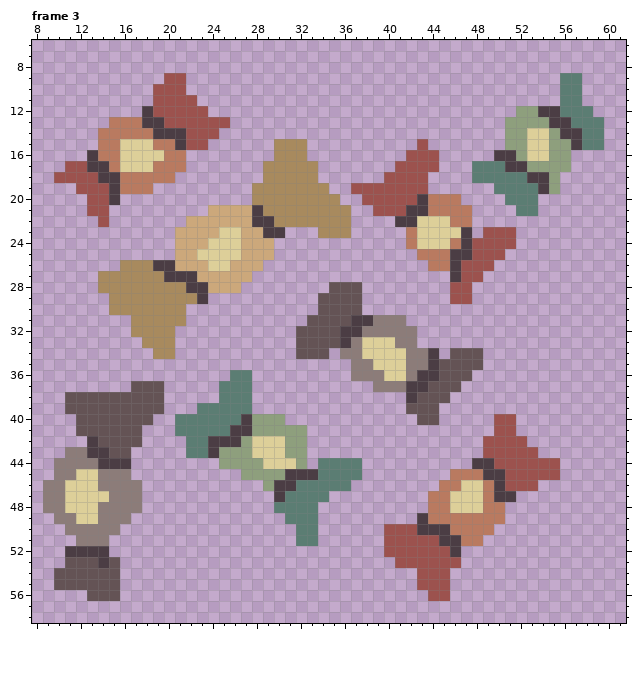
Two versions of one pixel-art file, Table/sprites/mushrooms.aseprite. The first picture shows the starting point.
64x64 pixels, 3 frames. Shown: frame 3: x 8..61, y 6..58. The commit also changed other frames, which this record leaves out.
The same view after the edit:
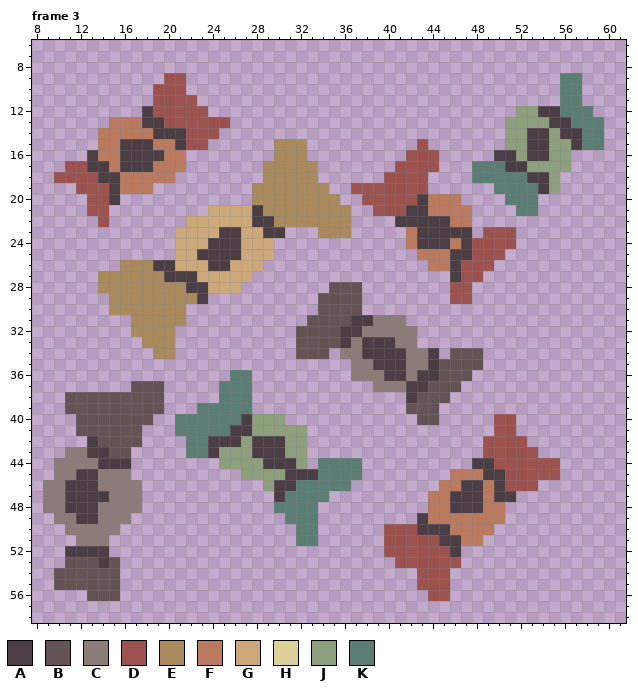
Palette (. is transparent): A #4b3d44  B #645355  C #8c7c79  D #9c524e  E #a88a5e  F #b97a60  G #cca87b  H #ddcf99  J #8e9f7d  K #5b7d73
Difference:
Frame 3:
The edit turns colour H into colour A in row 14 at x 53 to 54; in row 15 at x 16 to 18 and 53 to 54; in row 16 at x 16 to 19 and 53 to 54; in row 17 at x 16 to 18; in row 22 at x 43 to 45; in row 23 at x 25 to 26 and 43 to 46.
The edit turns colour H into colour A in row 24 at x 24 to 26 and 43 to 45; in row 25 at x 23 to 26; in row 26 at x 24 to 25; in row 33 at x 38 to 40; in row 34 at x 38 to 41; in row 35 at x 39 to 41.
The edit turns colour H into colour A in row 36 at x 40 to 41; in rows 42 to 43 at x 28 to 30; in row 44 at x 29 to 31; in row 45 at x 12 to 13; in row 46 at x 11 to 13 and 47 to 48; in row 47 at x 11 to 14 and 46 to 48.
The edit turns colour H into colour A in row 48 at x 11 to 13 and 46 to 48; in row 49 at x 12 to 13.
Changed places in both pictures, as pixel boxes (x1, y1, x2, y2):
changed: (527, 128, 549, 161)
changed: (120, 139, 164, 172)
changed: (417, 216, 461, 249)
changed: (197, 227, 241, 271)
changed: (362, 337, 406, 381)
changed: (252, 436, 296, 469)
changed: (65, 469, 109, 524)
changed: (450, 480, 483, 513)
